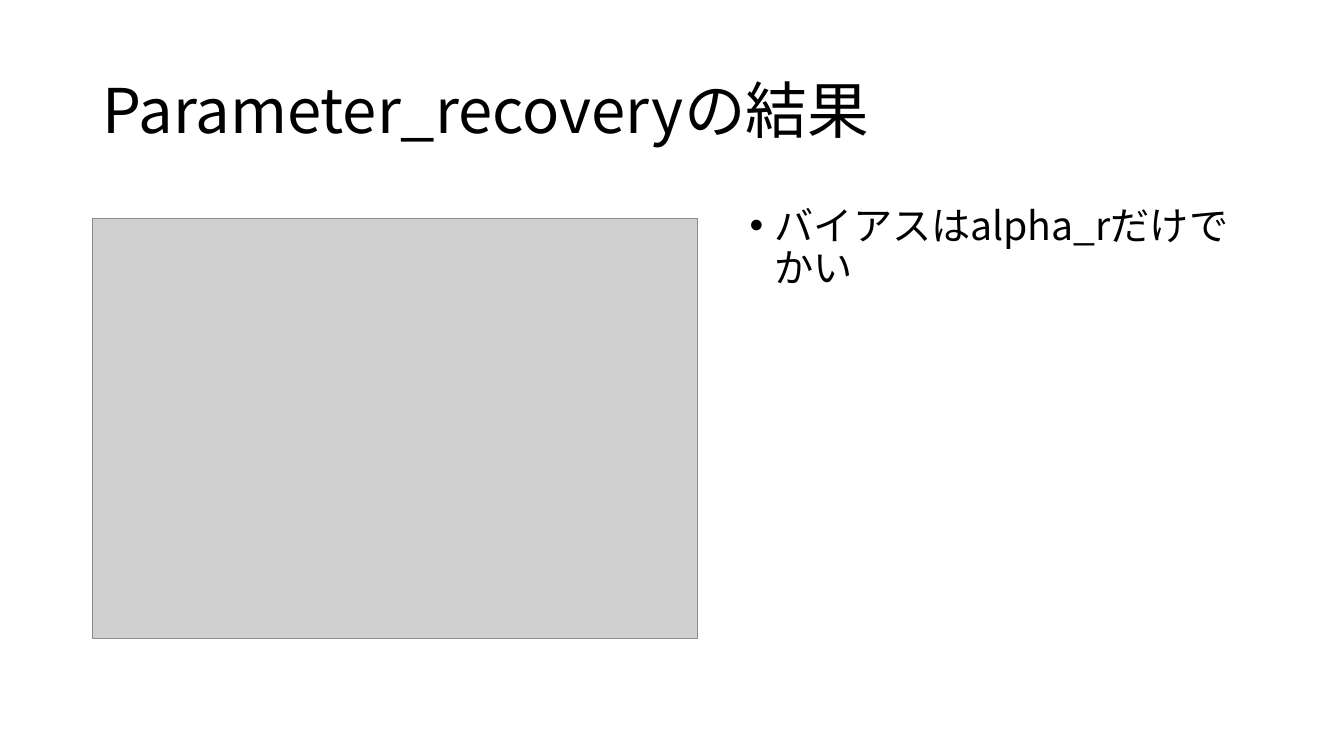
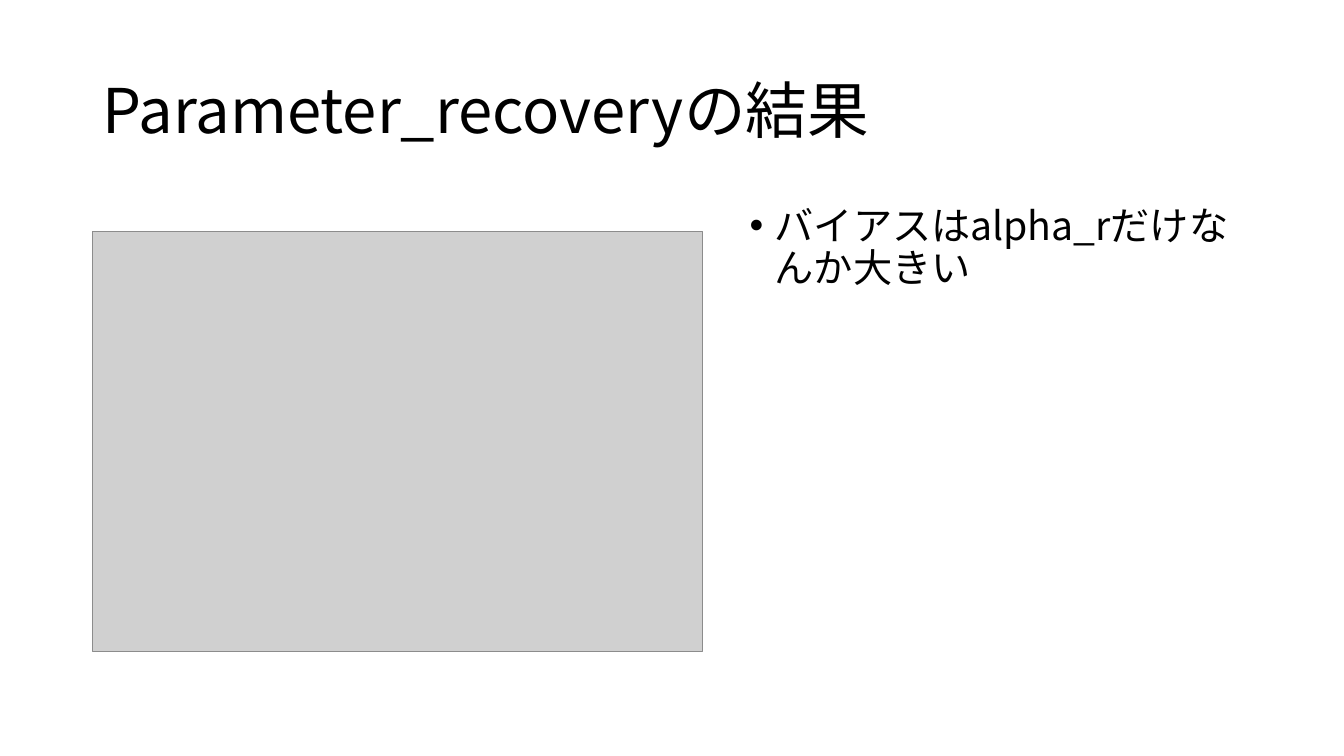
Before and after one commit to Mayu925/lab, a slide deck: slide 4 of ゼミ-727.pptx. Drawn at 1344x756 pixels with LibreOffice and Linux fonts; fonts in the diff are those of the drawing; grey boxes stand for pictures. Boxes give left, top, right and bottom in pixels: in the first picture for what was removed or moved away, otherwise in the second. Text is boxed around its words. In the diff, an @@ line names an element or a change of style, - is before the commit and + after.

```diff
--- a/ゼミ-727.pptx
+++ b/ゼミ-727.pptx
@@ text at <box>775,208,1228,251</box>: text changed @@
-• バイアスはalpha_rだけでかい
+• バイアスはalpha_rだけなんか大きい
@@ picture: place and size @@
-picture at <box>93,219,698,639</box>
+picture at <box>93,231,704,651</box>
```
Also in this commit, not shown: 3 other slides changed, 9 other files.
